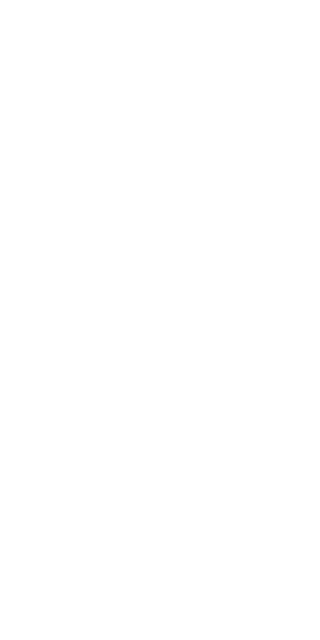
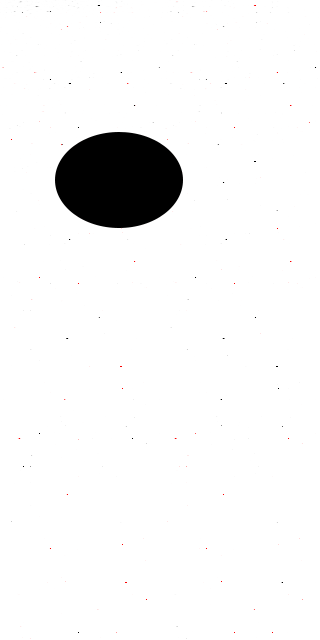
Two versions of the same layered image (320 x 640). Layer-by-layer changes:
added layer "Ellipse 1" above "Layer 2" over (55, 132, 183, 228)
added layer "Layer 2" above "original sprite sheet" over (2, 0, 318, 639)
